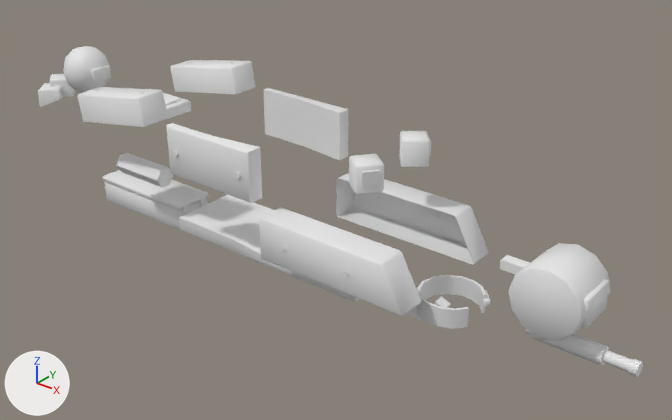
An edit to the glTF model art/parts/kit/heli_peten.glb, drawn before and after from the same camera.
Rendered twice from a 50 mm lens placed at (3.71, -3.45, 2.62), pointed at (0.85, 0.14, 0.4). The lights are fixed; the arrows at lower left show +X, +Y and +Z. The older version comes first. Vertices at exactly the same position are counted once.

In view in the first picture: 'kit_armour_1_hull_hull', 'kit_armour_2_hull_hull', 'kit_armour_3_hull_hull', 'kit_firepower_1_hull_metal', 'kit_firepower_2_hull_metal', 'kit_firepower_3_hull_metal', 'kit_sensors_1_hull_glass', 'kit_sensors_2_hull_hull', 'kit_sensors_3_hull_hull'.
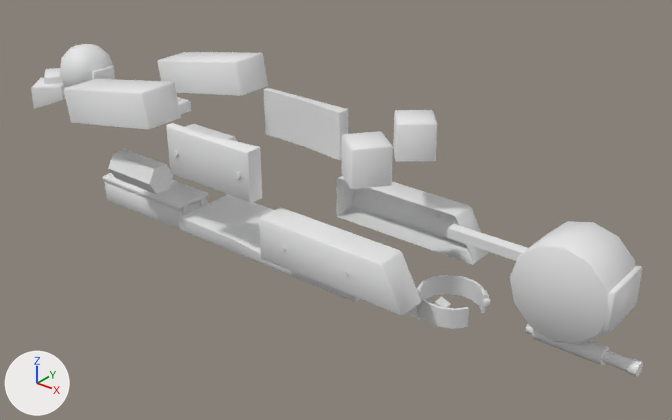
The edits, one by one:
me_kit_armour_2_hull_hull is used by ob_kit_armour_2_hull_hull; location (0.0, 0.0, 0.0).
me_kit_armour_2_hull_hull had 88 vertices, 124 faces and spanned x -0.572..-0.003, y -0.44..0.44, z 0.755..1.01.
me_kit_armour_2_hull_hull now has 88 vertices, 124 faces and spans x -0.652..0.07, y -0.47..0.47, z 0.745..1.062.
me_kit_armour_2_hull_hull part 1: 20 of 88 vertices moved; they spanned x -0.571..-0.003, y 0.26..0.44, z 0.755..1.007 and now span x -0.652..0.07, y 0.23..0.47, z 0.745..1.062; mean shift (-0.005, 0.0, 0.026); largest move (-0.041, 0.27, 1.007) -> (0.026, 0.24, 1.062).
me_kit_armour_2_hull_hull part 2: 20 of 88 vertices moved; they spanned x -0.572..-0.004, y -0.44..-0.26, z 0.759..1.01 and now span x -0.652..0.07, y -0.47..-0.23, z 0.745..1.062; mean shift (-0.004, 0.0, 0.023); largest move (-0.562, -0.44, 0.908) -> (-0.642, -0.47, 0.934).
Other edits to the shape of me_kit_armour_2_hull_hull do not show in these pictures.
me_kit_sensors_1_hull_glass is used by ob_kit_sensors_1_hull_glass; location (0.0, 0.0, 0.0).
me_kit_sensors_1_hull_glass had 80 vertices, 144 faces and spanned x 1.951..2.425, y -0.15..0.15, z 0.29..0.65.
me_kit_sensors_1_hull_glass now has 80 vertices, 144 faces and spans x 1.659..2.545, y -0.15..0.15, z 0.3..0.78.
me_kit_sensors_1_hull_glass part 3: the loose piece of 8 vertices spanning x 1.951..2.08, y -0.03..0.03, z 0.495..0.545 is scaled about its middle by (3.26, 1, 1), then moved by (-0.146, 0.0, 0.07).
me_kit_sensors_1_hull_glass part 4: 72 of 80 vertices moved; they spanned x 2.06..2.425, y -0.15..0.15, z 0.29..0.65 and now span x 2.06..2.545, y -0.15..0.15, z 0.3..0.78; mean shift (0.08, 0.0, 0.07); largest move (2.401, -0.104, 0.545) -> (2.521, -0.141, 0.64).
me_kit_sensors_2_hull_hull is used by ob_kit_sensors_2_hull_hull; location (0.0, 0.0, 0.0).
me_kit_sensors_2_hull_hull had 120 vertices, 180 faces and spanned x -1.5..1.39, y -0.31..0.3, z 0.42..0.93.
me_kit_sensors_2_hull_hull now has 120 vertices, 180 faces and spans x -1.54..1.43, y -0.37..0.36, z 0.39..1.03.
me_kit_sensors_2_hull_hull part 5: the loose piece of 20 vertices spanning x 1.21..1.39, y 0.11..0.29, z 0.79..0.93 is scaled about its middle by (1.47, 1.47, 1.45), then moved by (0.0, 0.0, 0.07).
me_kit_sensors_2_hull_hull part 6: the loose piece of 20 vertices spanning x 1.21..1.39, y -0.29..-0.11, z 0.79..0.93 is scaled about its middle by (1.47, 1.47, 1.45), then moved by (0.0, 0.0, 0.07).
me_kit_sensors_2_hull_hull part 7: the loose piece of 12 vertices spanning x -1.5..-1.3, y -0.06..0.14, z 0.6..0.74 is scaled about its middle by (1.45, 1.45, 1.25), then moved by (0.0, 0.0, 0.01).
me_kit_sensors_2_hull_hull part 8: the loose piece of 12 vertices spanning x -1.5..-1.3, y -0.14..0.06, z 0.57..0.69 is scaled about its middle by (1.45, 1.45, 1.32), then moved by (0.0, 0.0, 0.01).
me_kit_sensors_2_hull_hull part 9: the loose piece of 12 vertices spanning x -0.45..-0.09, y 0.18..0.3, z 0.42..0.52 is scaled about its middle by (1, 1.5, 1.5), then moved by (0.0, 0.03, 0.0).
me_kit_sensors_2_hull_hull part 10: the loose piece of 12 vertices spanning x -0.45..-0.09, y -0.31..-0.19, z 0.42..0.52 is scaled about its middle by (1, 1.5, 1.5), then moved by (0.0, -0.03, 0.0).

Where the change shows, as pixel boxes (x1, y1, x2, y2) in the pictures (672 x 420 px; the box of a moved part takes in the faces that stretch with it):
'kit_sensors_1_hull_glass', reshaped (77% wider, 26% taller): before (500, 243, 610, 341); after (447, 221, 642, 345)
'kit_armour_2_hull_hull', reshaped (14% wider, 15% taller): before (77, 60, 256, 127); after (64, 52, 268, 129)
'kit_sensors_2_hull_hull', reshaped: before (38, 74, 431, 194); after (31, 68, 437, 194)
part 1 of me_kit_armour_2_hull_hull, moved or reshaped: before (170, 60, 256, 94); after (158, 52, 268, 96)
part 2 of me_kit_armour_2_hull_hull, moved or reshaped: before (77, 87, 168, 127); after (64, 79, 181, 129)
part 3 of me_kit_sensors_1_hull_glass, moved or reshaped: before (500, 255, 530, 275); after (447, 224, 528, 261)
part 4 of me_kit_sensors_1_hull_glass, moved or reshaped: before (509, 243, 610, 339); after (510, 221, 642, 345)
part 5 of me_kit_sensors_2_hull_hull, moved or reshaped: before (399, 131, 430, 167); after (393, 110, 437, 161)
part 6 of me_kit_sensors_2_hull_hull, moved or reshaped: before (349, 154, 384, 194); after (342, 131, 393, 189)
part 7 of me_kit_sensors_2_hull_hull, moved or reshaped: before (50, 74, 74, 97); after (44, 68, 63, 84)
part 8 of me_kit_sensors_2_hull_hull, moved or reshaped: before (38, 83, 63, 107); after (31, 78, 65, 109)
part 9 of me_kit_sensors_2_hull_hull, moved or reshaped (not visible before): after (186, 124, 238, 142)
part 10 of me_kit_sensors_2_hull_hull, moved or reshaped: before (116, 153, 173, 188); after (108, 149, 173, 194)
